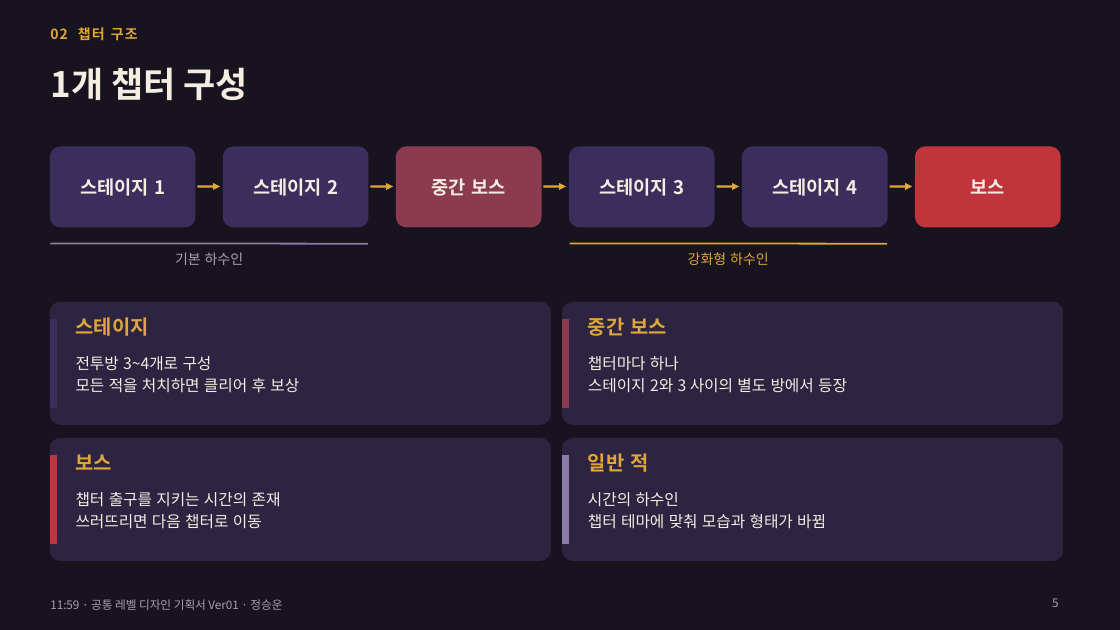
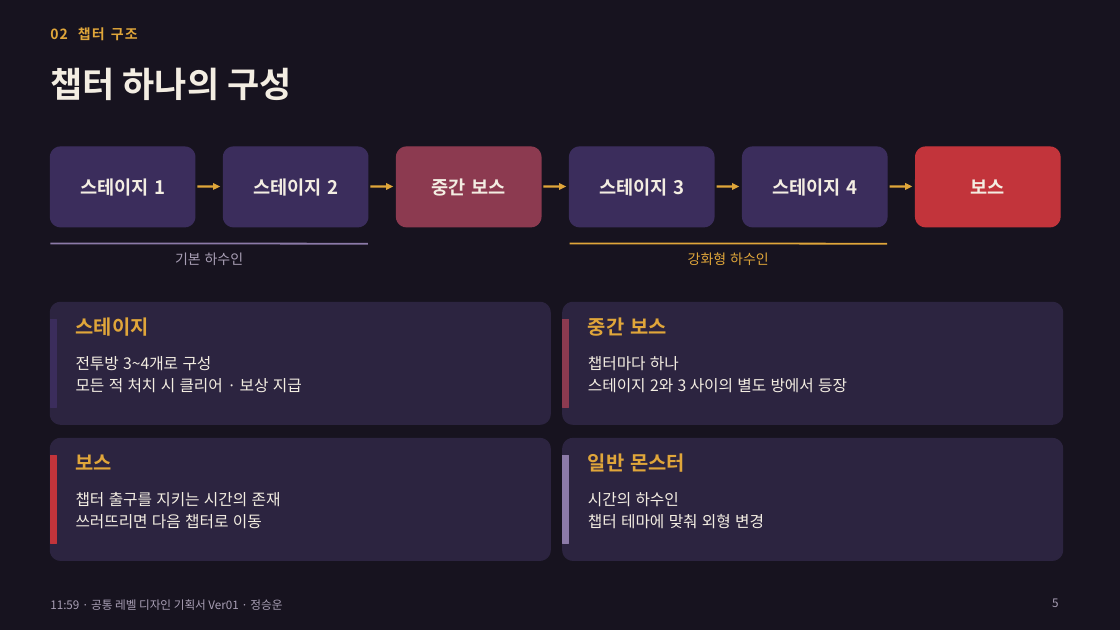
Before and after one commit to inory16351/Cat_Tang, a slide deck: slide 5 of docs/1159_공통_레벨디자인_기획서_20261116_정승운_Ver01.pptx. Drawn at 1120x630 pixels with LibreOffice and Linux fonts; fonts in the diff are those of the drawing. Boxes give left, top, right and bottom in pixels: in the first picture for what was removed or moved away, otherwise in the second. Text is boxed around its words. In the diff, an @@ line names an element or a change of style, - is before the commit and + after.

```diff
--- a/docs/1159_공통_레벨디자인_기획서_20261116_정승운_Ver01.pptx
+++ b/docs/1159_공통_레벨디자인_기획서_20261116_정승운_Ver01.pptx
@@ title at bbox=[50, 67, 291, 100]: text changed @@
-1개 챕터 구성
+챕터 하나의 구성
@@ text at bbox=[76, 378, 302, 393]: text changed @@
-모든 적을 처치하면 클리어 후 보상
+모든 적 처치 시 클리어 · 보상 지급
@@ text at bbox=[588, 453, 685, 472]: text changed @@
-일반 적
+일반 몬스터
@@ text at bbox=[588, 514, 764, 529]: text changed @@
-챕터 테마에 맞춰 모습과 형태가 바뀜
+챕터 테마에 맞춰 외형 변경
```
Also in this commit, not shown: 9 other slides changed, 1 other file.
